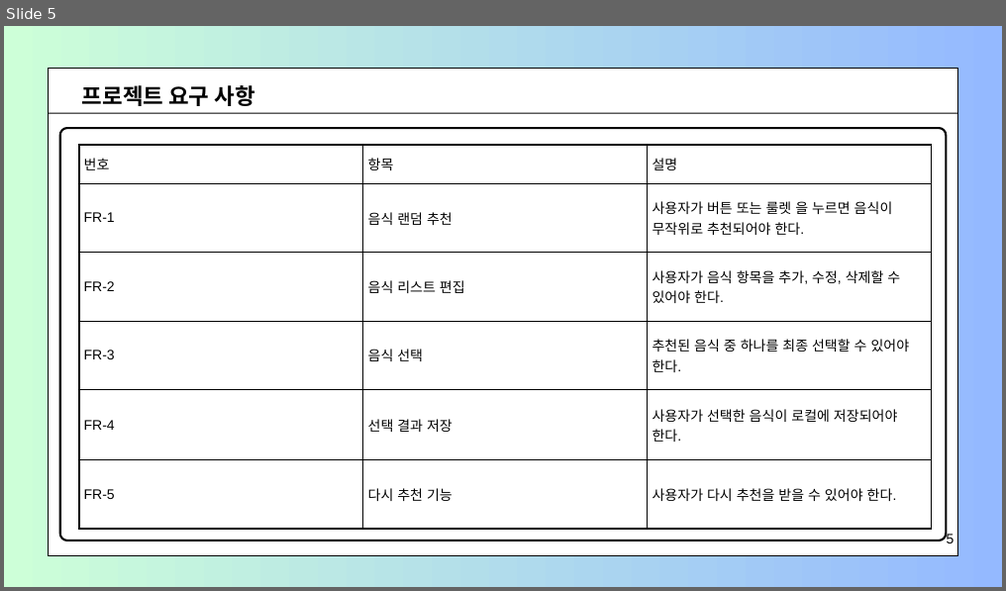
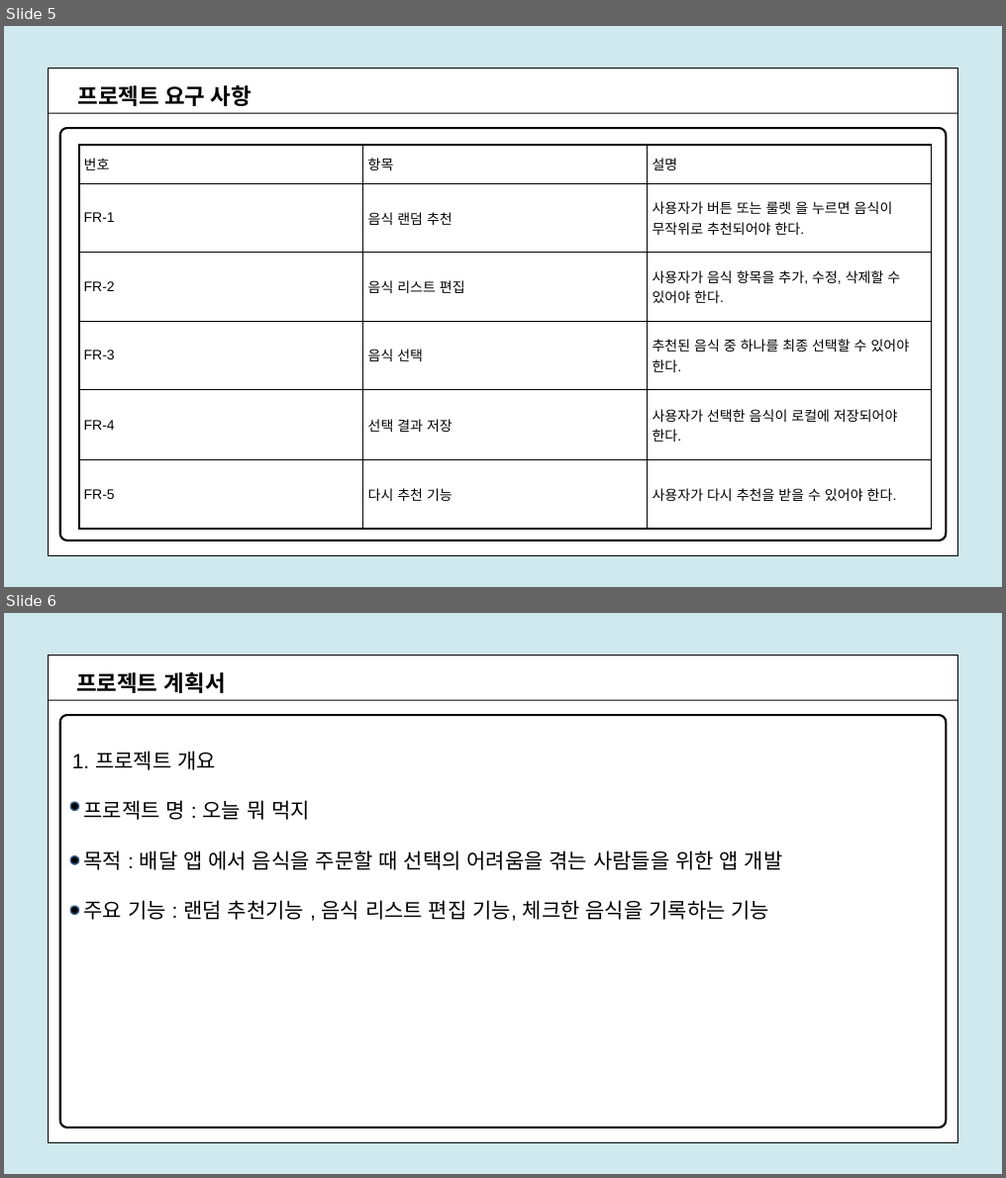
Before and after one commit to JANGCHUALHWA/FlutterProject, a slide deck: 장철화 앱 프로젝트.pptx. Shown one above the other, each under a label of ours: slide 5 before the commit, slides 5 and 6 after it. The pictures are 1006x591 and 1006x1178 pixels, drawn with LibreOffice and Linux fonts; fonts in the diff are those of the drawing. Boxes give left, top, right and bottom in pixels: in the first picture for what was removed or moved away, otherwise in the second. Text is boxed around its words. In the diff, an @@ line names an element or a change of style, - is before the commit and + after.

```diff
--- a/장철화 앱 프로젝트.pptx
+++ b/장철화 앱 프로젝트.pptx
@@ slide 6 added at (x1=4, y1=613, x2=1002, y2=1174), background #B7DEE8 at 66% opacity @@
@@ freeform shape added at (x1=49, y1=655, x2=958, y2=1143), fill #FFFFFF, outline #000000 1.5 pt @@
@@ line added from (49, 700) to (957, 700), #000000 1.5 pt @@
@@ text added at (x1=76, y1=672, x2=226, y2=693), 32 pt, text #000000, bold @@
+프로젝트 계획서
@@ freeform shape added at (x1=59, y1=715, x2=945, y2=1128), fill #FFFFFF, outline #000000 3 pt @@
@@ text added at (x1=72, y1=751, x2=783, y2=921), 30 pt, text #000000 @@
+1. 프로젝트 개요
+프로젝트 명 : 오늘 뭐 먹지
+목적 : 배달 앱 에서 음식을 주문할 때 선택의 어려움을 겪는 사람들을 위한 앱 개발
+주요 기능 : 랜덤 추천기능 , 음식 리스트 편집 기능, 체크한 음식을 기록하는 기능
@@ ellipse added at (x1=70, y1=802, x2=79, y2=811), fill #000000, outline #3A5F8C 2 pt @@
@@ ellipse added at (x1=70, y1=857, x2=79, y2=865), fill #000000, outline #3A5F8C 2 pt @@
@@ ellipse added at (x1=70, y1=906, x2=79, y2=915), fill #000000, outline #3A5F8C 2 pt @@
@@ slide 5 changed as well @@
@@ background gradient #CDFFD8 to #94B9FF to #B7DEE8 at 66% opacity @@
@@ text "프로젝트 요구 사항" moved from (x1=82, y1=85, x2=255, y2=106) to (x1=78, y1=85, x2=251, y2=106) @@
@@ text removed at (x1=946, y1=533, x2=954, y2=544) @@
-5
```
Also in this commit, not shown: 5 other slides changed, 3 other slides added.
